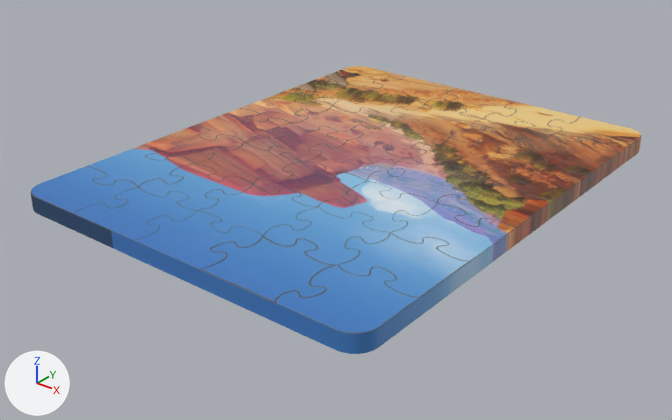
The FBX model unity-client/Assets/Client/Exports/3D/7x5/Jigsaw Final 7x5 Grid.fbx, before and after one commit.
The view is the same before and after, from a camera (50 mm lens) standing at (0.245, -0.322, 0.175) and looking at (-0.002, -0.013, -0.017). The lights are fixed; the arrows at lower left show +X, +Y and +Z. Where no turn or scale is listed for an object, it has been applied to the vertices.

The older version as bpy lines, for what is in view:
```python
ob_polysurface103 = bpy.data.objects.new('polySurface103', me_mesh_010)
ob_polysurface103.location = (0.07, -0.0338, 0.0013)
ob_polysurface111 = bpy.data.objects.new('polySurface111', me_mesh_015)
ob_polysurface111.location = (0.0732, -0.0002, 0.0013)
ob_polysurface134 = bpy.data.objects.new('polySurface134', me_mesh_026)
ob_polysurface134.location = (0.0377, 0.072, 0.0013)
ob_polysurface143 = bpy.data.objects.new('polySurface143', me_mesh_030)
ob_polysurface143.location = (0.07, 0.1018, 0.0013)
ob_polysurface83 = bpy.data.objects.new('polySurface83', me_mesh)
ob_polysurface83.location = (0.0735, -0.0978, 0.0013)
ob_polysurface85 = bpy.data.objects.new('polySurface85', me_mesh_001)
ob_polysurface85.location = (0.0371, -0.0978, 0.0013)
ob_polysurface89 = bpy.data.objects.new('polySurface89', me_mesh_003)
ob_polysurface89.location = (-0.037, -0.0979, 0.0013)
ob_polysurface90 = bpy.data.objects.new('polySurface90', me_mesh_004)
ob_polysurface90.location = (-0.0699, -0.101, 0.0013)
ob_polysurface93 = bpy.data.objects.new('polySurface93', me_mesh_005)
ob_polysurface93.location = (0.0696, -0.0651, 0.0013)
# also in view: 'polySurface148' at (-0.037, 0.099, 0.001); 'polySurface130' at (-0.073, 0.031, 0.001); 'polySurface104' at (0.037, -0.034, 0.001); 'polySurface100' at (-0.07, -0.071, 0.001); 'polySurface94' at (0.037, -0.065, 0.001)
```
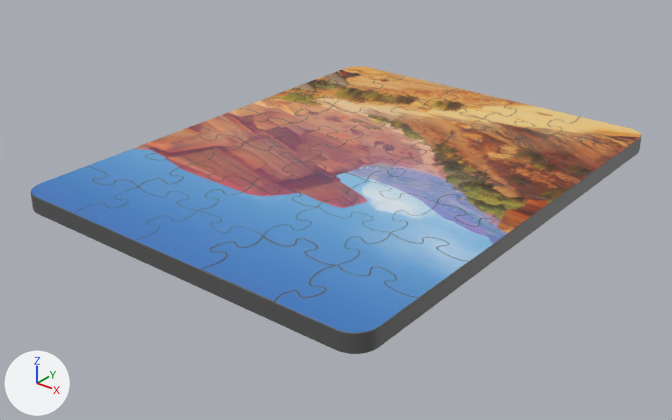
Where the newer file only moved an object's origin or applied its transform, the numbers keep the older frame.

What differs and where, as boxes (x1, y1, x2, y2) in the pictures (672 x 420 px):
part 1 of me_mesh, recoloured (blue to grey): (275, 298, 420, 354) in both
part 2 of me_mesh_030, recoloured (brown to grey): (618, 138, 641, 168) in both
part 3 of me_mesh_004, recoloured (blue to grey): (31, 195, 76, 231) in both
part 4 of me_mesh_001, recoloured (blue to grey): (200, 270, 276, 323) in both
part 5 of me_mesh_005, recoloured (blue to grey): (419, 262, 470, 317) in both
part 6 of me_mesh_003, recoloured (blue to grey): (74, 215, 135, 258) in both
part 7 of me_mesh_010, recoloured (blue to grey): (469, 229, 515, 279) in both
part 8 of me_mesh_015, recoloured (brown to grey): (514, 201, 554, 246) in both
part 9 of me_mesh_020, recoloured (brown to grey): (553, 176, 589, 216) in both
part 10 of me_mesh_025, recoloured (brown to grey): (587, 153, 620, 191) in both
part 11 of me_mesh_002, recoloured (blue to grey): (133, 241, 201, 288) in both

Edits to the bpy script that builds the scene:
```text
Change me_mesh_010:
    where me_mesh_010.from_pydata(...)  # 429 vertices, 287 faces; spans x -0.0229..0.0229, y -0.0191..0.0191, z -0.0041..0.0041
    me_mesh_010 part 7: all 143 faces centred in x -0.0229..0.0229, y -0.0191..0.019, z -0.0001 switch from mat_lambert16 (picture img_6x4_image_1_jpg) to mat_lambert21 (dark grey #5a5a5a)
Change me_mesh:
    where me_mesh.from_pydata(...)  # 372 vertices, 249 faces; spans x -0.0194..0.0194, y -0.0214..0.0214, z -0.0041..0.0041
    me_mesh part 1: all 124 faces centred in x -0.0194..0.0194, y -0.0214..0.0214, z -0.0001 switch from mat_lambert16 (picture img_6x4_image_1_jpg) to mat_lambert21 (dark grey #5a5a5a)
Change me_mesh_030:
    where me_mesh_030.from_pydata(...)  # 255 vertices, 171 faces; spans x -0.0229..0.0229, y -0.018..0.018, z -0.0041..0.0041
    me_mesh_030 part 2: all 85 faces centred in x -0.0229..0.0229, y -0.0179..0.018, z -0.0001 switch from mat_lambert16 (picture img_6x4_image_1_jpg) to mat_lambert21 (dark grey #5a5a5a)
Change me_mesh_004:
    where me_mesh_004.from_pydata(...)  # 306 vertices, 205 faces; spans x -0.0232..0.0232, y -0.0181..0.0181, z -0.0041..0.0041
    me_mesh_004 part 3: all 102 faces centred in x -0.0232..0.0232, y -0.0181..0.0181, z -0.0001 switch from mat_lambert16 (picture img_6x4_image_1_jpg) to mat_lambert21 (dark grey #5a5a5a)
Change me_mesh_015:
    where me_mesh_015.from_pydata(...)  # 399 vertices, 267 faces; spans x -0.0197..0.0197, y -0.026..0.026, z -0.0041..0.0041
    me_mesh_015 part 8: all 133 faces centred in x -0.0197..0.0197, y -0.0259..0.0259, z -0.0001 switch from mat_lambert16 (picture img_6x4_image_1_jpg) to mat_lambert21 (dark grey #5a5a5a)
Change me_mesh_001:
    where me_mesh_001.from_pydata(...)  # 441 vertices, 295 faces; spans x -0.0274..0.0274, y -0.0213..0.0213, z -0.0041..0.0041
    me_mesh_001 part 4: all 147 faces centred in x -0.0273..0.0274, y -0.0213..0.0213, z -0.0001 switch from mat_lambert16 (picture img_6x4_image_1_jpg) to mat_lambert21 (dark grey #5a5a5a)
Change me_mesh_003:
    where me_mesh_003.from_pydata(...)  # 396 vertices, 265 faces; spans x -0.0205..0.0205, y -0.0212..0.0212, z -0.0041..0.0041
    me_mesh_003 part 6: all 132 faces centred in x -0.0205..0.0205, y -0.0212..0.0212, z -0.0001 switch from mat_lambert16 (picture img_6x4_image_1_jpg) to mat_lambert21 (dark grey #5a5a5a)
Change me_mesh_025:
    where me_mesh_025.from_pydata(...)  # 321 vertices, 215 faces; spans x -0.0229..0.0229, y -0.0223..0.0223, z -0.0041..0.0041
    me_mesh_025 part 10: all 107 faces centred in x -0.0229..0.0229, y -0.0222..0.0222, z -0.0001 switch from mat_lambert16 (picture img_6x4_image_1_jpg) to mat_lambert21 (dark grey #5a5a5a)
Change me_mesh_005:
    where me_mesh_005.from_pydata(...)  # 498 vertices, 333 faces; spans x -0.0233..0.0233, y -0.0216..0.0216, z -0.0041..0.0041
    me_mesh_005 part 5: all 166 faces centred in x -0.0233..0.0233, y -0.0216..0.0216, z -0.0001 switch from mat_lambert16 (picture img_6x4_image_1_jpg) to mat_lambert21 (dark grey #5a5a5a)
Change me_mesh_002:
    where me_mesh_002.from_pydata(...)  # 417 vertices, 279 faces; spans x -0.0237..0.0237, y -0.0178..0.0178, z -0.0041..0.0041
    me_mesh_002 part 11: all 139 faces centred in x -0.0237..0.0237, y -0.0178..0.0178, z -0.0001 switch from mat_lambert16 (picture img_6x4_image_1_jpg) to mat_lambert21 (dark grey #5a5a5a)
Change me_mesh_020:
    where me_mesh_020.from_pydata(...)  # 366 vertices, 245 faces; spans x -0.0198..0.0198, y -0.0226..0.0226, z -0.0041..0.0041
    me_mesh_020 part 9: all 122 faces centred in x -0.0197..0.0198, y -0.0226..0.0226, z -0.0001 switch from mat_lambert16 (picture img_6x4_image_1_jpg) to mat_lambert21 (dark grey #5a5a5a)
```
